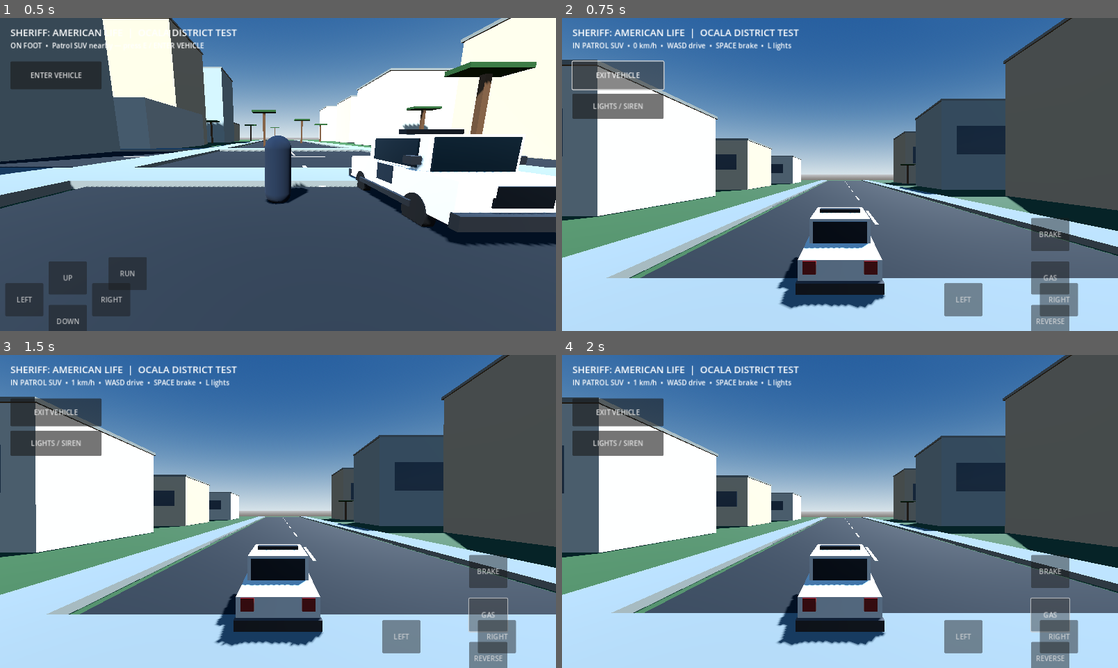
Above: before the commit, frames 1-4 (two rows, left to right).
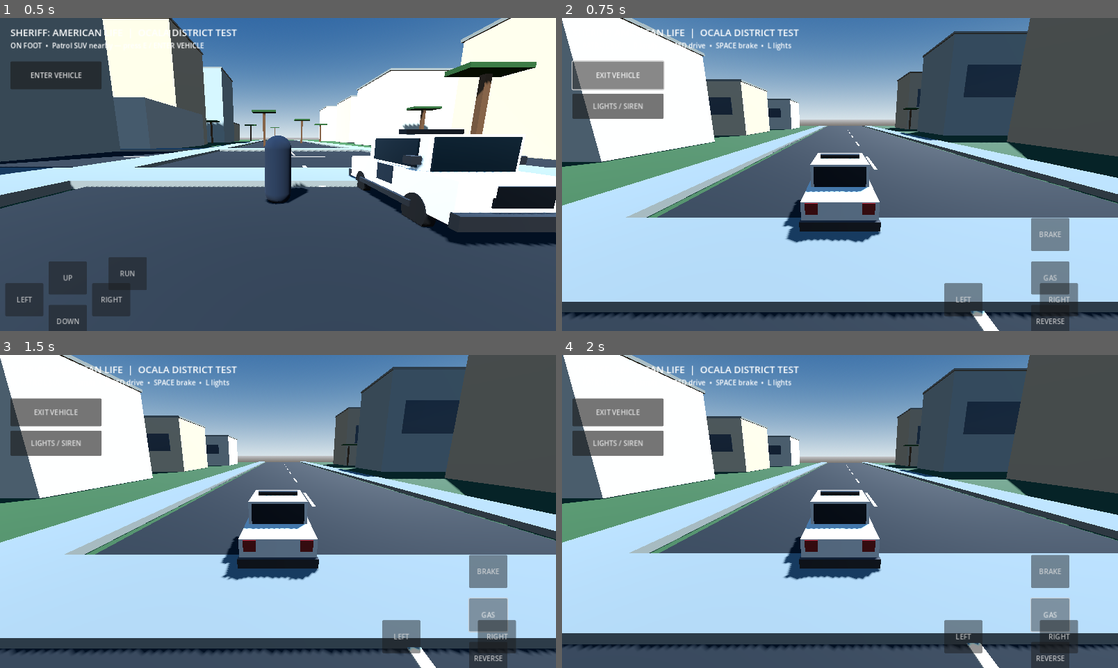
Above: after the commit, the same moments.

Repository: KremityssYTB/Sheriff--American-Life
Game: Godot game, scene res://scenes/main.tscn
Same seed, same stepped clock (60 frames per second), same inputs: the game is played once before the commit and once after it.
Inputs:
- Up to frame 1 (0.5 s): no input
- Up to frame 2 (0.75 s): click "ENTER VEHICLE" at 0.5 s
- Up to frame 3 (1.5 s): click "GAS" at 1.25 s
- Up to frame 4 (2 s): no input

Frame 1 is identical in both runs. In frame 2, 73% of the frame differs, in the area x 0-100%, y 0-100%; in frame 3, 73%; in frame 4, 74%.

Commit message:
Stabilize patrol SUV follow camera setup

Diff:
--- a/godot/scripts/patrol_suv.gd
+++ b/godot/scripts/patrol_suv.gd
@@ -99,9 +99,9 @@
 	vehicle_camera = Camera3D.new()
 	vehicle_camera.position = Vector3(0, 3.15, 7.3)
 	vehicle_camera.fov = 72.0
-	vehicle_camera.look_at(Vector3(0, 1.0, 0))
+	vehicle_camera.rotation.x = -0.25
+	add_child(vehicle_camera)
 	vehicle_camera.current = false
-	add_child(vehicle_camera)
 
 func _build_lightbar() -> void:
 	_add_box("LightbarBase", Vector3(0, 1.92, -0.15), Vector3(1.35, 0.12, 0.32), _mat(Color(0.035,0.04,0.05),0.3))
